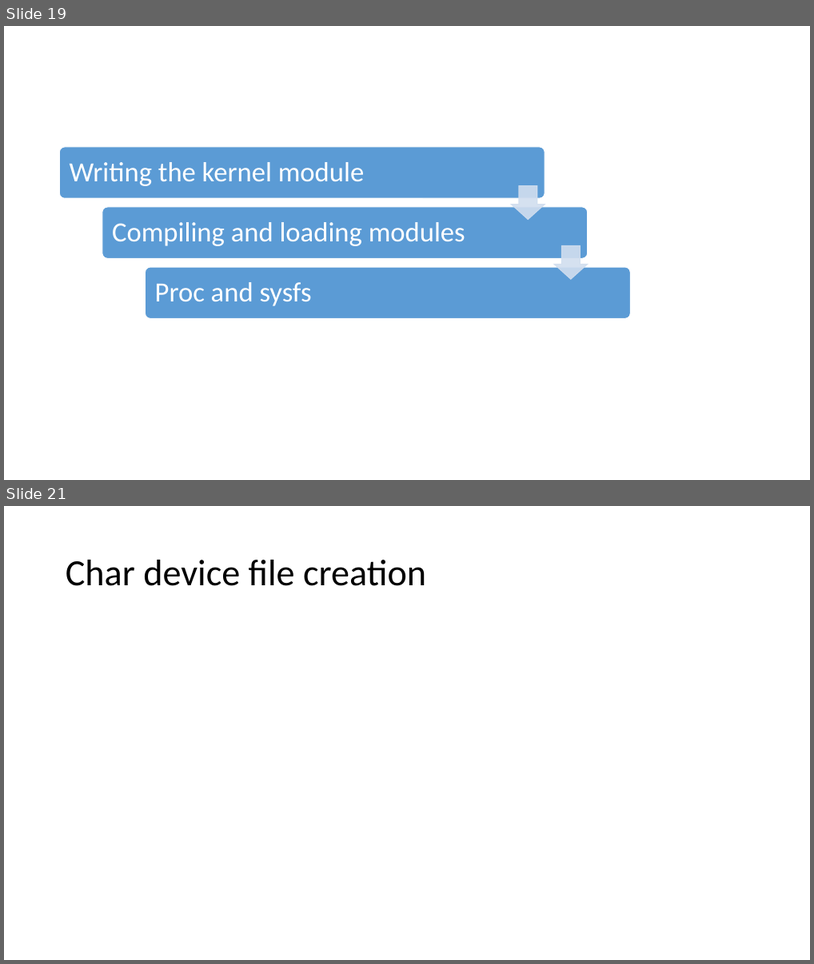
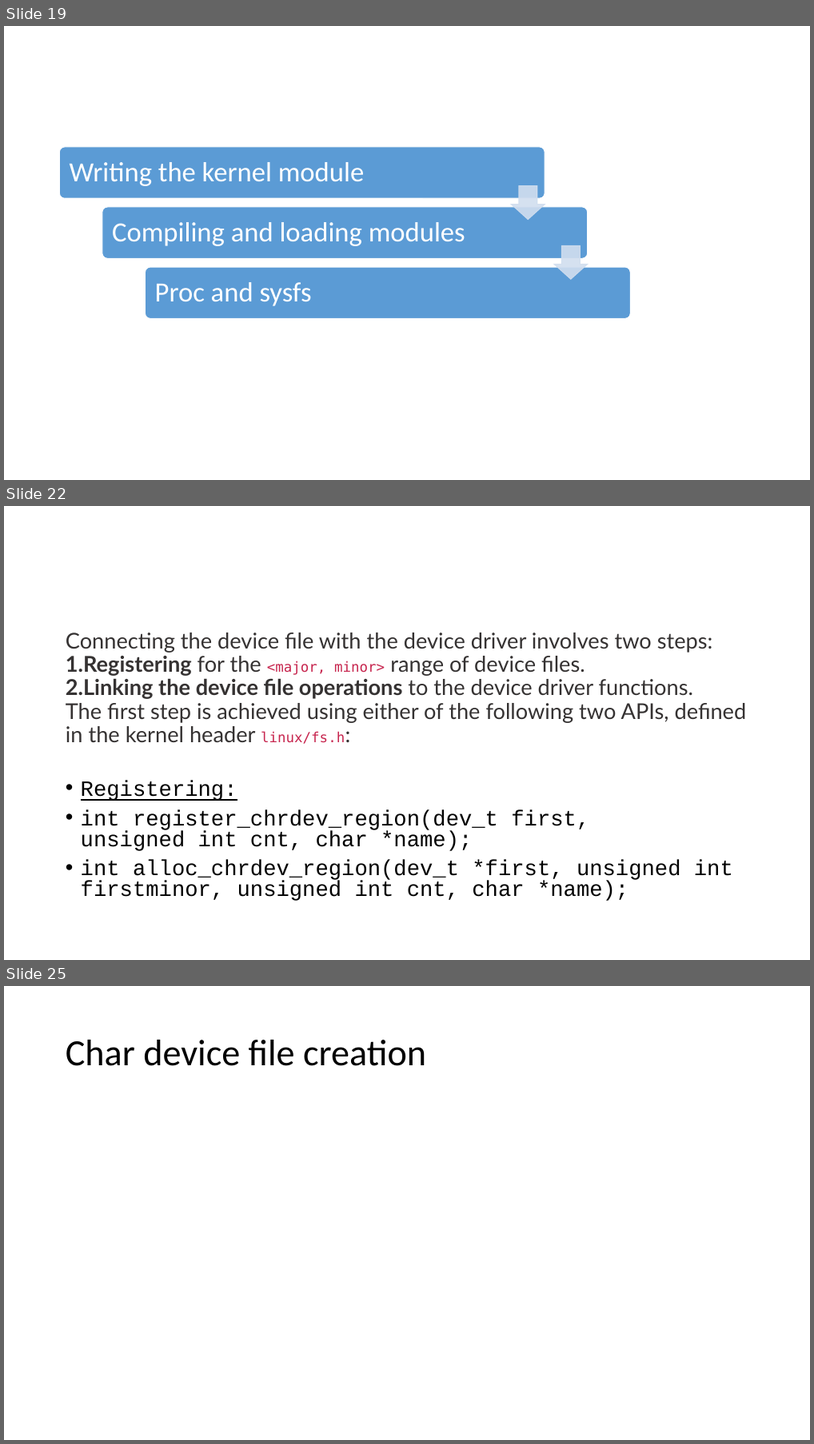
Before and after one commit to nihadjifri/Linux-device-drivers, a slide deck: Materials/ldd.pptx. Shown one above the other, each under a label of ours: slides 19 and 21 before the commit, slides 19, 22 and 25 after it; the slides between them are not shown. The pictures are 814x964 and 814x1444 pixels, drawn with LibreOffice and Linux fonts; fonts in the diff are those of the drawing. Boxes give left, top, right and bottom in pixels: in the first picture for what was removed or moved away, otherwise in the second. Text is boxed around its words. In the diff, an @@ line names an element or a change of style, - is before the commit and + after.

```diff
--- a/Materials/ldd.pptx
+++ b/Materials/ldd.pptx
@@ slide 22 added at [4,506,810,960], background #FFFFFF @@
@@ text added at [66,632,747,900], 25.9 pt, text #353232 @@
+Connecting the device file with the device driver involves two steps:
+1. Registering for the <major, minor> range of device files.
+2. Linking the device file operations to the device driver functions.
+The first step is achieved using either of the following two APIs, defined in the kernel header linux/fs.h:
+• Registering:
+• int register_chrdev_region(dev_t first, unsigned int cnt, char *name);
+• int alloc_chrdev_region(dev_t *first, unsigned int firstminor, unsigned int cnt, char *name);
@@ what was slide 21 is now slide 25 @@
```
Also in this commit, not shown: 1 slide changed, 3 other slides added, 5 other files.
